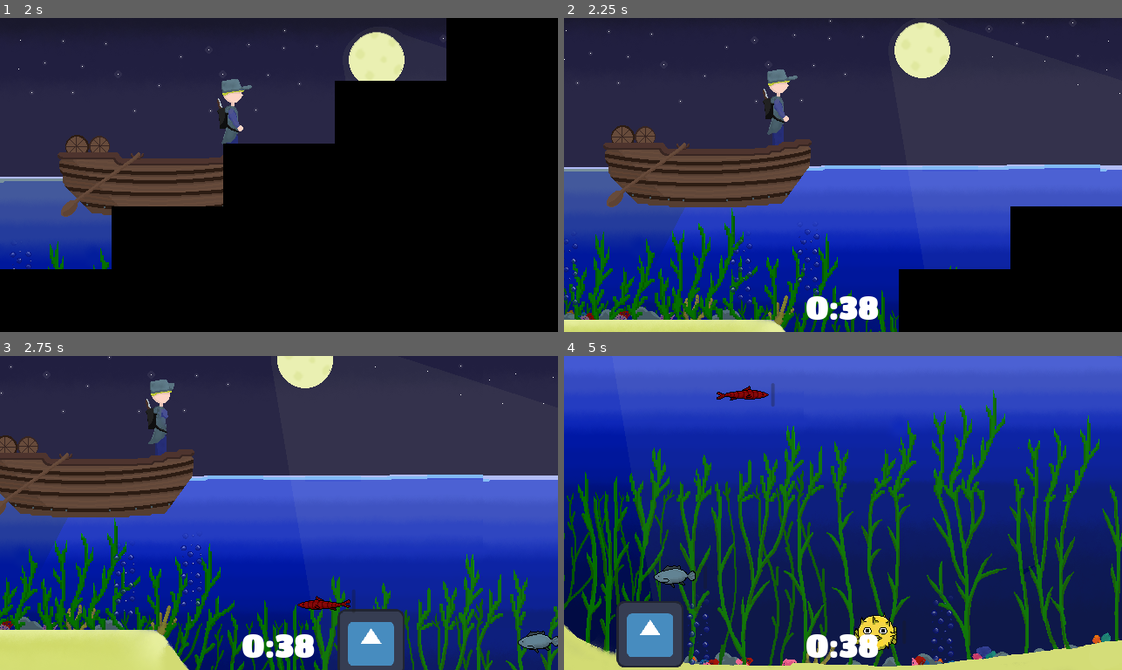
Above: before the commit, frames 1-4 (two rows, left to right).
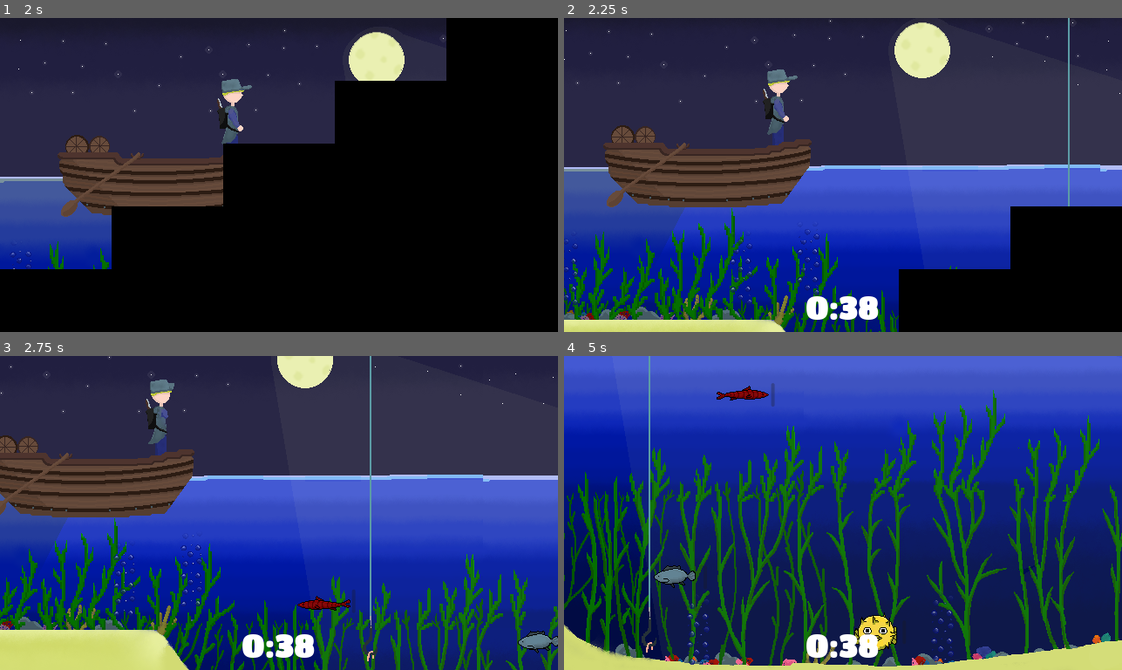
Above: after the commit, the same moments.

Repository: Timeo21/OGJ-8
Game: Godot game, scene res://scenes/title.tscn
Same seed, same stepped clock (60 frames per second), same inputs: the game is played once before the commit and once after it. The engine's default icon, where the game draws it, is replaced by a stand-in: a white triangle on a blue panel in a dark square. Sound files missing from this copy of the repository are replaced by a short silence.
Inputs:
- Up to frame 1 (2 s): click "Play" at 0.5 s; click "Play" at 1.25 s
- Up to frame 2 (2.25 s): click "Go Fishing" at 2 s
- Up to frame 3 (2.75 s): no input
- Up to frame 4 (5 s): hold D (right) 2.78-3.53 s; hold D (right) from 4.28 s (still down)

Frame 1 is identical in both runs. In frame 2, 0.2% of the frame differs, in the area x 90-91%, y 0-60%; in frame 3, 2.6%; in frame 4, 2.7%, in the area x 9-22%, y 0-100%.

Commit message:
add hook spritre

Diff:
--- a/scenes/cursor.tscn
+++ b/scenes/cursor.tscn
@@ -1,7 +1,11 @@
 [gd_scene format=3 uid="uid://bvnangrlj4kax"]
 
 [ext_resource type="Script" uid="uid://bs0tj5tx0y83n" path="res://scripts/cursor.gd" id="1_s0nli"]
-[ext_resource type="Texture2D" uid="uid://1qhlfwl0juc5" path="res://assets/icon.svg" id="2_ndevg"]
+[ext_resource type="Texture2D" uid="uid://cjulps0ljdoya" path="res://assets/Bait.png" id="2_s0nli"]
+
+[sub_resource type="AtlasTexture" id="AtlasTexture_ndevg"]
+atlas = ExtResource("2_s0nli")
+region = Rect2(36, 0, 28.96, 54.095)
 
 [sub_resource type="RectangleShape2D" id="RectangleShape2D_n5qf0"]
 size = Vector2(76.666664, 76.666664)
@@ -10,9 +14,15 @@
 script = ExtResource("1_s0nli")
 
 [node name="Sprite2D" type="Sprite2D" parent="." unique_id=2009491443]
-scale = Vector2(0.6, 0.6)
-texture = ExtResource("2_ndevg")
+position = Vector2(-1, -5)
+texture = SubResource("AtlasTexture_ndevg")
 
 [node name="CollisionShape2D" type="CollisionShape2D" parent="." unique_id=359013327]
 position = Vector2(1.2417634e-06, 7.947286e-07)
 shape = SubResource("RectangleShape2D_n5qf0")
+
+[node name="Line2D" type="Line2D" parent="." unique_id=217656]
+position = Vector2(-1, -31)
+points = PackedVector2Array(0, 0, 0, -800)
+width = 1.99
+default_color = Color(0.36078432, 0.6117647, 0.6509804, 1)
